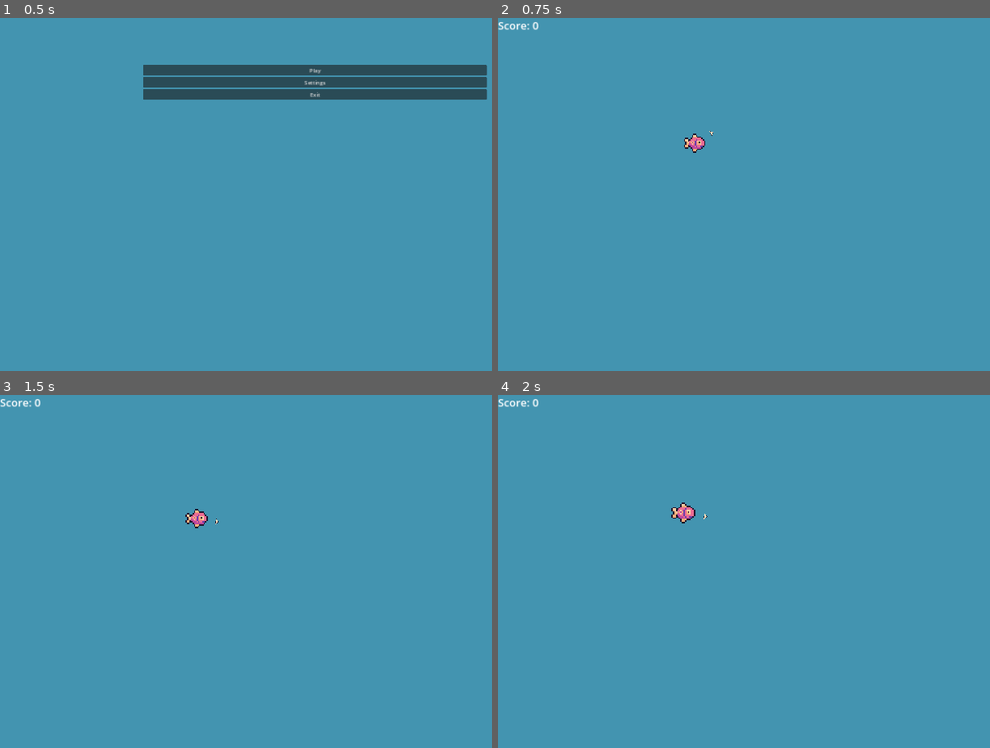
Above: before the commit, frames 1-4 (two rows, left to right).
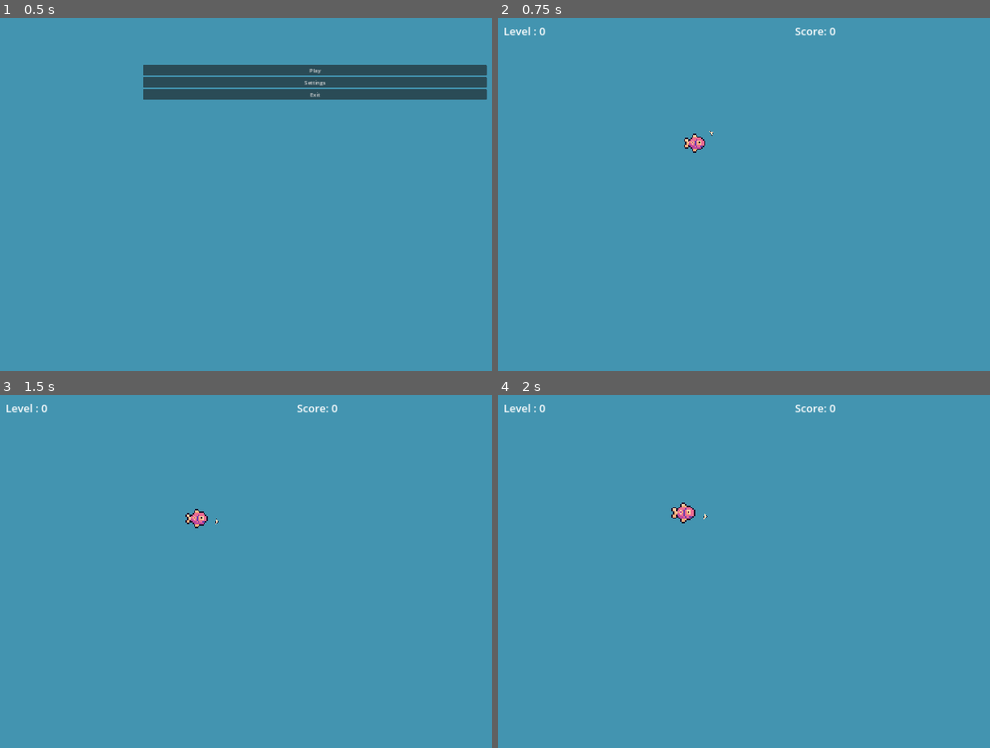
Above: after the commit, the same moments.

Repository: TheCursedMerchant/qdm_gameJam2024
Game: Godot game, scene res://menu.tscn
Same seed, same stepped clock (60 frames per second), same inputs: the game is played once before the commit and once after it.
Inputs (mouse positions are in pixels of both pictures, inside the frame that each line leads up to):
- Up to frame 1 (0.5 s): no input
- Up to frame 2 (0.75 s): click "Play" at 0.5 s
- Up to frame 3 (1.5 s): tap Enter at 1.25 s; move the mouse to (467, 557) at 1.27 s; press the mouse at (467, 557) at 1.28 s; hold Right (ui_right) from 1.28 s (still down)
- Up to frame 4 (2 s): keep holding Right (ui_right)

Frame 1 is identical in both runs. In frame 2, 0.3% of the frame differs, in the area x 0-69%, y 1-6%; in frame 3, 0.3%; in frame 4, 0.3%.

Commit message:
added level to the scoreboard to display

Diff:
--- a/gamejam2024/scenes/scoreboard.tscn
+++ b/gamejam2024/scenes/scoreboard.tscn
@@ -11,9 +11,26 @@
 grow_vertical = 2
 script = ExtResource("1_wmijw")
 
-[node name="Label" type="Label" parent="."]
-layout_mode = 0
-offset_right = 40.0
-offset_bottom = 23.0
+[node name="MarginContainer" type="MarginContainer" parent="."]
+layout_mode = 1
+anchors_preset = 10
+anchor_right = 1.0
+offset_bottom = 61.0
+grow_horizontal = 2
+theme_override_constants/margin_left = 16
+theme_override_constants/margin_top = 16
+theme_override_constants/margin_right = 16
+
+[node name="HBoxContainer" type="HBoxContainer" parent="MarginContainer"]
+layout_mode = 2
+theme_override_constants/separation = 740
+
+[node name="Level" type="Label" parent="MarginContainer/HBoxContainer"]
+layout_mode = 2
+theme_override_font_sizes/font_size = 32
+text = "Level : "
+
+[node name="Score" type="Label" parent="MarginContainer/HBoxContainer"]
+layout_mode = 2
 theme_override_font_sizes/font_size = 32
 text = "Score: 0"
--- a/gamejam2024/scripts/GUI/death_screen.gd
+++ b/gamejam2024/scripts/GUI/death_screen.gd
@@ -11,6 +11,7 @@
 
 func _on_restart_pressed() -> void:
 	System.score = 0
+	System.player_level = 0
 	get_tree().change_scene_to_file("res://test.tscn")
 
 func _on_quit_pressed() -> void:
--- a/gamejam2024/scripts/GUI/scoreboard.gd
+++ b/gamejam2024/scripts/GUI/scoreboard.gd
@@ -2,11 +2,16 @@
 
 var fish_score = 0
 
+@onready var scoreLabel := $MarginContainer/HBoxContainer/Score
+@onready var levelLabel := $MarginContainer/HBoxContainer/Level
+
 # Called when the node enters the scene tree for the first time.
 func _ready() -> void:
-	$Label.text = "Score: " + str(fish_score)
+	scoreLabel.text = "Score: " + str(fish_score)
+	levelLabel.text = "Level : " + str(System.player_level)
 
 # Called every frame. 'delta' is the elapsed time since the previous frame.
 func _process(delta: float) -> void:
 	fish_score = System.score
-	$Label.text = "Score: " + str(fish_score)
+	scoreLabel.text = "Score: " + str(fish_score)
+	levelLabel.text = "Level : " + str(System.player_level)
--- a/gamejam2024/scripts/food/food.gd
+++ b/gamejam2024/scripts/food/food.gd
@@ -26,6 +26,7 @@
 		var player : Player = body
 		var body_sprite_size = player.sprite.get_rect().size * player.scale_size
 		if((friendly or (sprite_size <=  body_sprite_size and player.playerState == System.PLAYER_STATES.IDLE)) ) :
+			player.eating.play()
 			player.grow(growth_value, experience)
 			if (friendly == false):
 				System.score += 1
--- a/gamejam2024/scripts/player/player.gd
+++ b/gamejam2024/scripts/player/player.gd
@@ -8,19 +8,19 @@
 @export var playerState := System.PLAYER_STATES.IDLE
 @export var maxDashCharge := 1.0
 @export var dashChargeRate := 0.1
-@export var speedGrowth = 50.00
+@export var speedGrowth = 100.00
 
 @onready var sprite : Sprite2D = $Sprite2D
 @onready var collisionShape : CollisionShape2D = $CollisionShape2D
 @onready var arrow_sprite : Sprite2D = $ArrowSprite
-@onready var Eating = $Eating
+@onready var eating = $Eating
 
 var fleshChunkScene := preload("res://scenes/flesh_chunk.tscn")
 var dashCharge := 0.0
 var overShrink := false
 var fleshChunkPool := ScenePool.new(1)
 var experience := 0
-var evolveExp := 50
+var evolveExp := 1
 var evolveLevel := 0
 var currentSpeed := baseSpeed
 
@@ -102,7 +102,6 @@
 	scale_size = newScale
 	collisionShape.scale = scale_size
 	arrow_sprite.scale = scale_size
-	Eating.play()
 	sprite.scale =  clamp(sprite.scale + Vector2(-0.6 , 0.75), minScale, maxScale)
 
 	if(rate > 0) :
@@ -131,12 +130,13 @@
 		sprite.texture = GameRes.playerTextures[2]
 	#scale_size = Vector2.ONE
 
+	System.player_level = evolveLevel
+
 func devolve() :
 	evolveLevel -= 1
 	experience = 0
 	evolveExp -= evolveExp * 0.3
 	scale_size *= 0.5
-
 
 	if(evolveLevel < 3) :
 		sprite.texture = GameRes.playerTextures[0]
@@ -144,6 +144,8 @@
 		sprite.texture = GameRes.playerTextures[1]
 	elif(evolveLevel < 12):
 		sprite.texture = GameRes.playerTextures[2]
+
+	System.player_level = evolveLevel
 
 func take_damage() :
 	devolve()
--- a/gamejam2024/scripts/spawner.gd
+++ b/gamejam2024/scripts/spawner.gd
@@ -35,8 +35,16 @@
 func _on_timer_timeout() -> void:
 	spawn_timer.start(randf_range(.5,2.5))
 
+	var spawnPosition : Vector2
+
+	if(spawnSide.x != 0) :
+		spawnPosition = Vector2(global_position.x ,randf_range(25, get_viewport_rect().size.y))
+
+	if(spawnSide.y != 0) :
+		spawnPosition = Vector2(randf_range(100, get_viewport_rect().size.x), global_position.y)
+
 	spawnPool.addAtPosition(
-		Vector2( global_position.x,randi_range(25,get_viewport_rect().size.y) ),
+		spawnPosition,
 		spawn_fish,
 		func() : )
 
@@ -50,8 +58,8 @@
 		new_fish.sprite.flip_h = true
 
 	if(fish_direction.y > 0 ):
-		new_fish.sprite.flip_v = true
+		new_fish.global_rotation_degrees = 90
 	elif(fish_direction.y < 0):
-		new_fish.sprite.flip_v = false
+		new_fish.global_rotation_degrees = 0
 
 	return new_fish
--- a/gamejam2024/scripts/system/system.gd
+++ b/gamejam2024/scripts/system/system.gd
@@ -7,3 +7,4 @@
 }
 
 var score = 0
+var player_level = 0
--- a/gamejam2024/test.tscn
+++ b/gamejam2024/test.tscn
@@ -18,13 +18,11 @@
 position = Vector2(-6, -1)
 fish_direction = Vector2(0, 1)
 spawnSide = Vector2(0, -1)
-isActive = false
 
 [node name="Spawner_D1" parent="." instance=ExtResource("5_87bdc")]
 position = Vector2(-6, -1)
 fish_direction = Vector2(0, -1)
 spawnSide = Vector2(0, 1)
-isActive = false
 
 [node name="Spawner_R1" parent="." instance=ExtResource("5_87bdc")]
 position = Vector2(-6, -1)
Not shown: 1 places in gamejam2024/menu.tscn that only renumber resources
